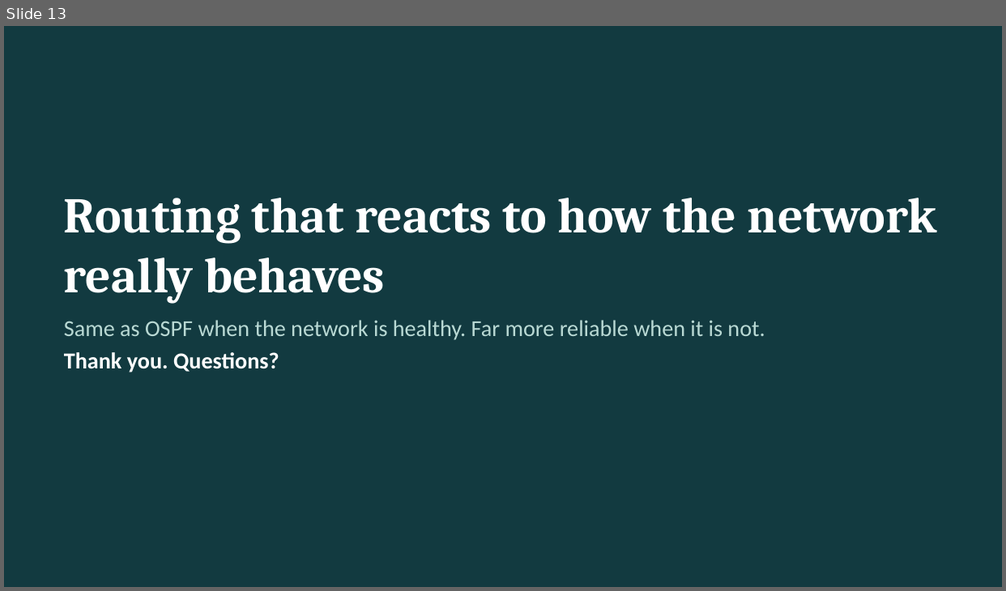
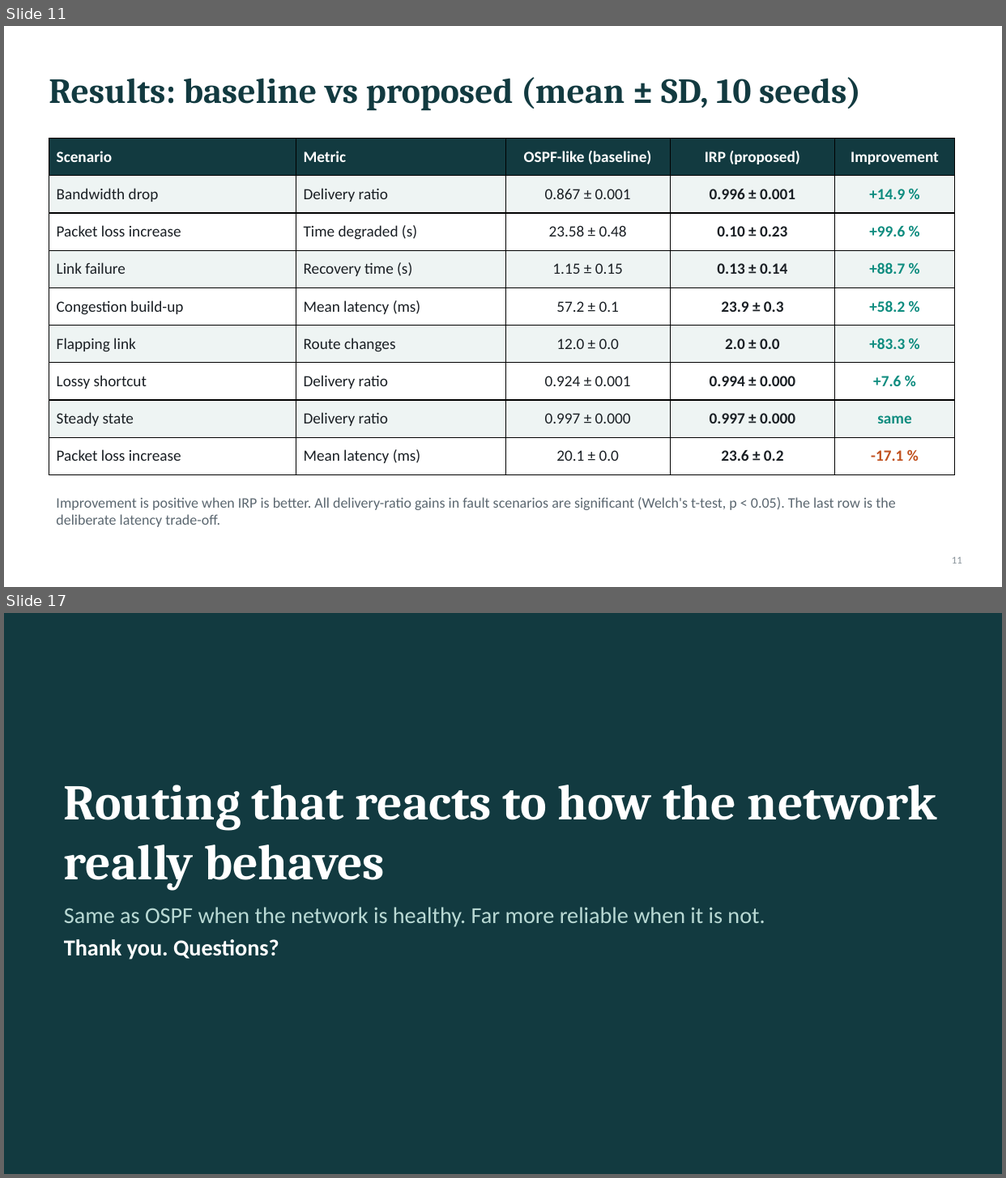
Before and after one commit to nehadamani0909/F2_Team18, a slide deck: submission/F2_Team18_PPT.pptx. Shown one above the other, each under a label of ours: slide 13 before the commit, slides 11 and 17 after it; the slides between them are not shown. The pictures are 1006x591 and 1006x1178 pixels, drawn with LibreOffice and Linux fonts; fonts in the diff are those of the drawing. Boxes give left, top, right and bottom in pixels: in the first picture for what was removed or moved away, otherwise in the second. Text is boxed around its words. In the diff, an @@ line names an element or a change of style, - is before the commit and + after.

```diff
--- a/submission/F2_Team18_PPT.pptx
+++ b/submission/F2_Team18_PPT.pptx
@@ slide 11 added at [4,26,1002,587], background #FFFFFF @@
@@ title added at [49,77,861,111], 34 pt, text #123A40, bold @@
+Results: baseline vs proposed (mean ± SD, 10 seeds)
@@ table added at [49,139,955,476], 9 rows, 5 columns @@
+Scenario | Metric | OSPF-like (baseline) | IRP (proposed) | Improvement
+Bandwidth drop | Delivery ratio | 0.867 ± 0.001 | 0.996 ± 0.001 | +14.9 %
+Packet loss increase | Time degraded (s) | 23.58 ± 0.48 | 0.10 ± 0.23 | +99.6 %
+Link failure | Recovery time (s) | 1.15 ± 0.15 | 0.13 ± 0.14 | +88.7 %
+Congestion build-up | Mean latency (ms) | 57.2 ± 0.1 | 23.9 ± 0.3 | +58.2 %
+Flapping link | Route changes | 12.0 ± 0.0 | 2.0 ± 0.0 | +83.3 %
+Lossy shortcut | Delivery ratio | 0.924 ± 0.001 | 0.994 ± 0.000 | +7.6 %
+Steady state | Delivery ratio | 0.997 ± 0.000 | 0.997 ± 0.000 | same
+Packet loss increase | Mean latency (ms) | 20.1 ± 0.0 | 23.6 ± 0.2 | -17.1 %
@@ text added at [56,497,895,527], 14 pt, text #5B6770 @@
+Improvement is positive when IRP is better. All delivery-ratio gains in fault scenarios are significant (Welch's t-test, p < 0.05). The last row is the deliberate latency trade-off.
@@ page number added at [952,557,962,564], 10 pt, text #8A949B @@
+11
@@ what was slide 13 is now slide 17 @@
```
Also in this commit, not shown: 12 slides changed, 3 other slides added, 2 other files.
